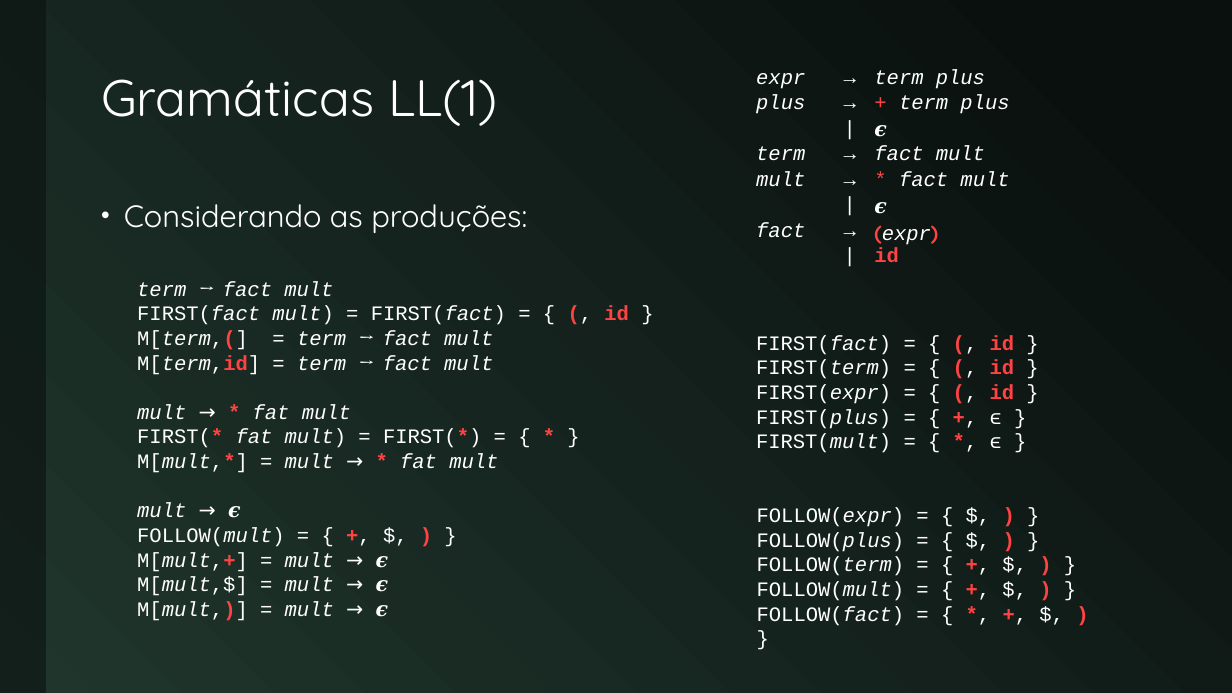
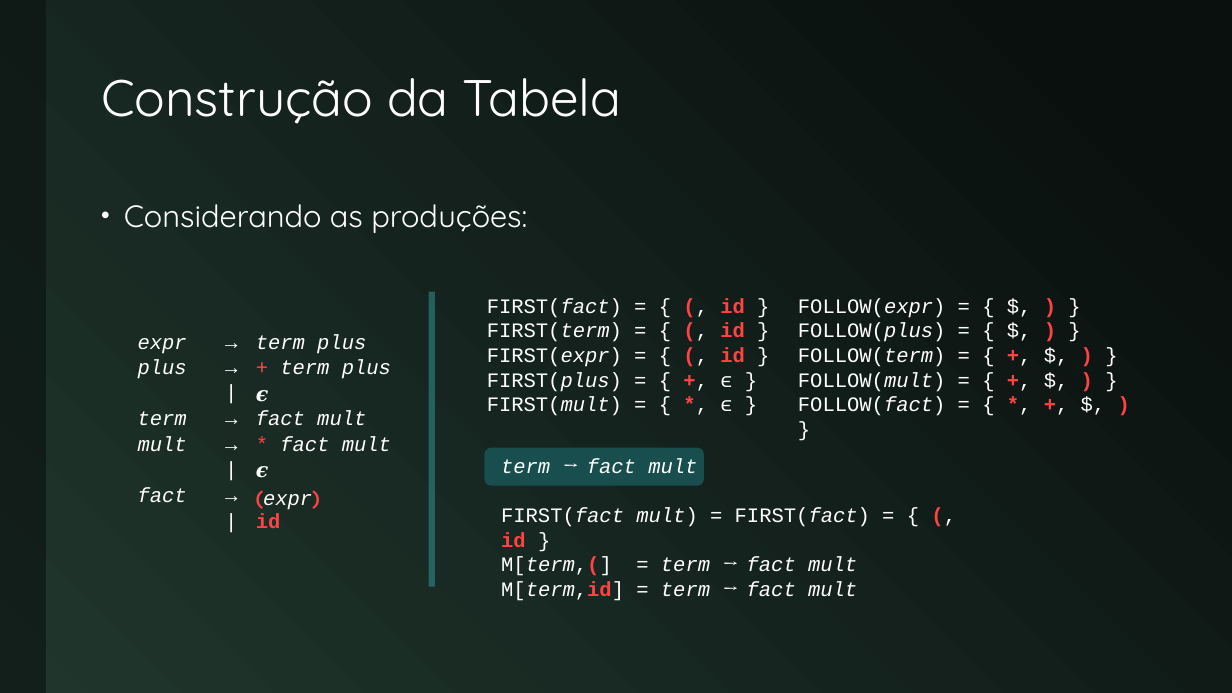
Before and after one commit to JudsonSS/Compiladores, a slide deck: slide 13 of Slides/22. Analisador Preditivo.pptx (slide 9 before the commit). Drawn at 1232x693 pixels with LibreOffice and Linux fonts; fonts in the diff are those of the drawing. Boxes give left, top, right and bottom in pixels: in the first picture for what was removed or moved away, otherwise in the second. Text is boxed around its words. In the diff, an @@ line names an element or a change of style, - is before the commit and + after.

```diff
--- a/Slides/22. Analisador Preditivo.pptx
+++ b/Slides/22. Analisador Preditivo.pptx
@@ title at (x1=101, y1=78, x2=622, y2=124): text changed @@
-Gramáticas LL(1)
+Construção da Tabela
@@ rectangle added at (x1=429, y1=292, x2=435, y2=587), fill #339C9F at 50% opacity @@
@@ text "FIRST(fact) = { (, id ..." moved from (x1=756, y1=335, x2=1015, y2=453) to (x1=487, y1=298, x2=745, y2=416) @@
@@ text "FOLLOW(expr) = { $, ) ..." moved from (x1=757, y1=508, x2=905, y2=626) to (x1=798, y1=298, x2=946, y2=416) @@
@@ table moved from (x1=747, y1=67, x2=1047, y2=271) to (x1=128, y1=332, x2=429, y2=535) @@
@@ text at (x1=137, y1=404, x2=498, y2=621): paragraphs removed @@
-  mult → * fat mult
-  FIRST(* fat mult) = FIRST(*) = { * }
-  M[mult,*] = mult → * fat mult
-  mult → 𝝐
-  FOLLOW(mult) = { +, $, ) }
-  M[mult,+] = mult → 𝝐
-  M[mult,$] = mult → 𝝐
-  M[mult,)] = mult → 𝝐
@@ text "term → fact mult" moved from (x1=137, y1=281, x2=629, y2=621) to (x1=501, y1=458, x2=870, y2=601) @@
@@ rounded rectangle added at (x1=485, y1=448, x2=703, y2=485), fill #1A4E4F, outline #1A4E4F 1 pt @@
@@ text at (x1=501, y1=458, x2=870, y2=547): text changed @@
-  term → fact mult
-  FIRST(fact mult) = FIRST(fact) = { (, id }
+  term → fact mult
+  FIRST(fact mult) = FIRST(fact) = { (, id }
```
Also in this commit, not shown: 15 other slides changed, 8 slides added.
